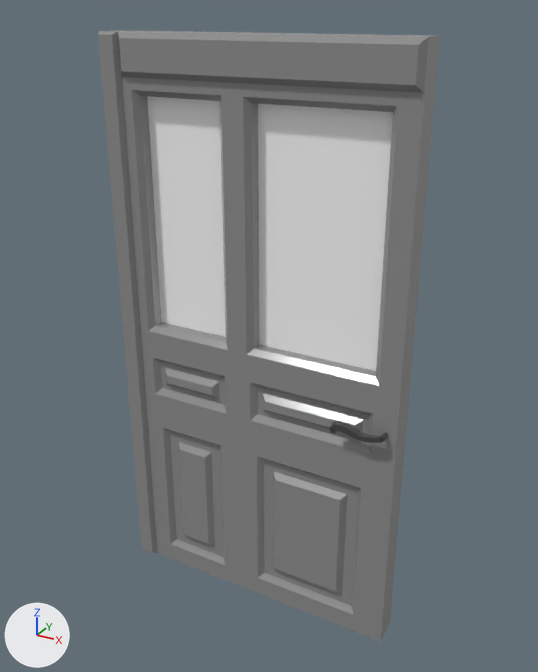
Renders of the FBX model Assets/_Project/Art/Meshes/SM_Modular/SM_LargeDoor_01.fbx from each side of a commit.
Rendered twice from a 50 mm camera at (-37.13, -8.25, 5.57) aimed at (-40.12, -2.81, 2.85). Every picture has the same lights, and +X, +Y and +Z are marked at lower left. The picture after the commit comes second. Where no turn or scale is listed for an object, it has been applied to the vertices.

Names of what the first picture shows: 'Glass', 'SM_LargeDoor_01'.
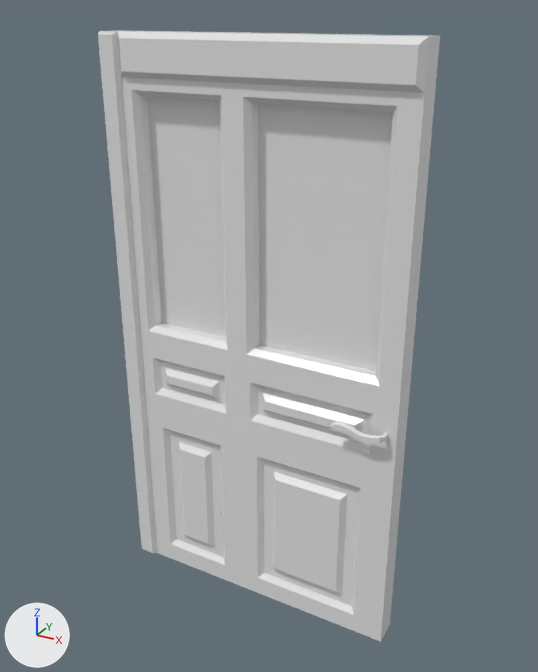
Boxes (x1, y1, x2, y2) around the edits, measured in the pictures (538 x 672 px):
'Glass', recoloured: (147, 96, 393, 371) in both
part 1 of me_mesh, recoloured (dark grey to white): (330, 421, 388, 443) in both
part 2 of me_mesh, recoloured (grey to white): (98, 30, 440, 642) in both

The change in detail:
Material 'Set_Door' (mat_set_door) is new.
Its base color is (0.8, 0.8, 0.8) (white #e7e7e7).
Its roughness is 0.2.
me_mesh_001 has 8 vertices, 2 faces and spans x -1.13..1.13, y 0.0, z -1.06..1.06.
me_mesh_001 no longer uses material mat_t_glass (white #fefefe).
me_mesh_001 gains material mat_set_door (white #e7e7e7).
me_mesh has 249 vertices, 250 faces and spans x 0.0..2.85, y -0.38..0.0, z 0.0..5.4.
me_mesh is used by ob_sm_largedoor_01; location (-41.64, -2.75, 0.0).
me_mesh part 1: all 96 faces that had it switch from mat_t_cuivre (dark grey #484848) to mat_set_door (white #e7e7e7).
me_mesh part 2: all 154 faces that had it switch from mat_t_wood (grey #8f8f8f) to mat_set_door (white #e7e7e7).
